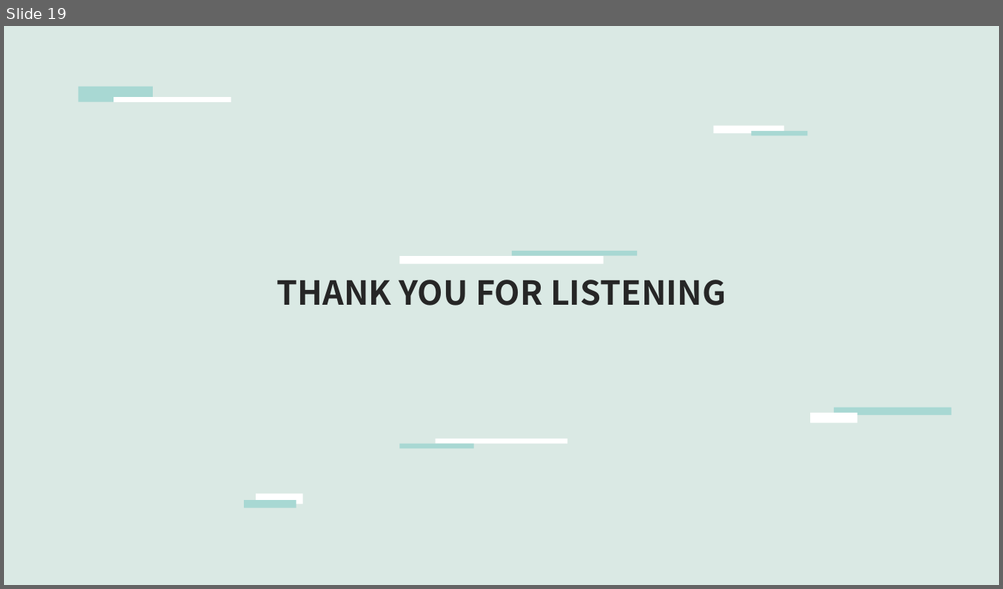
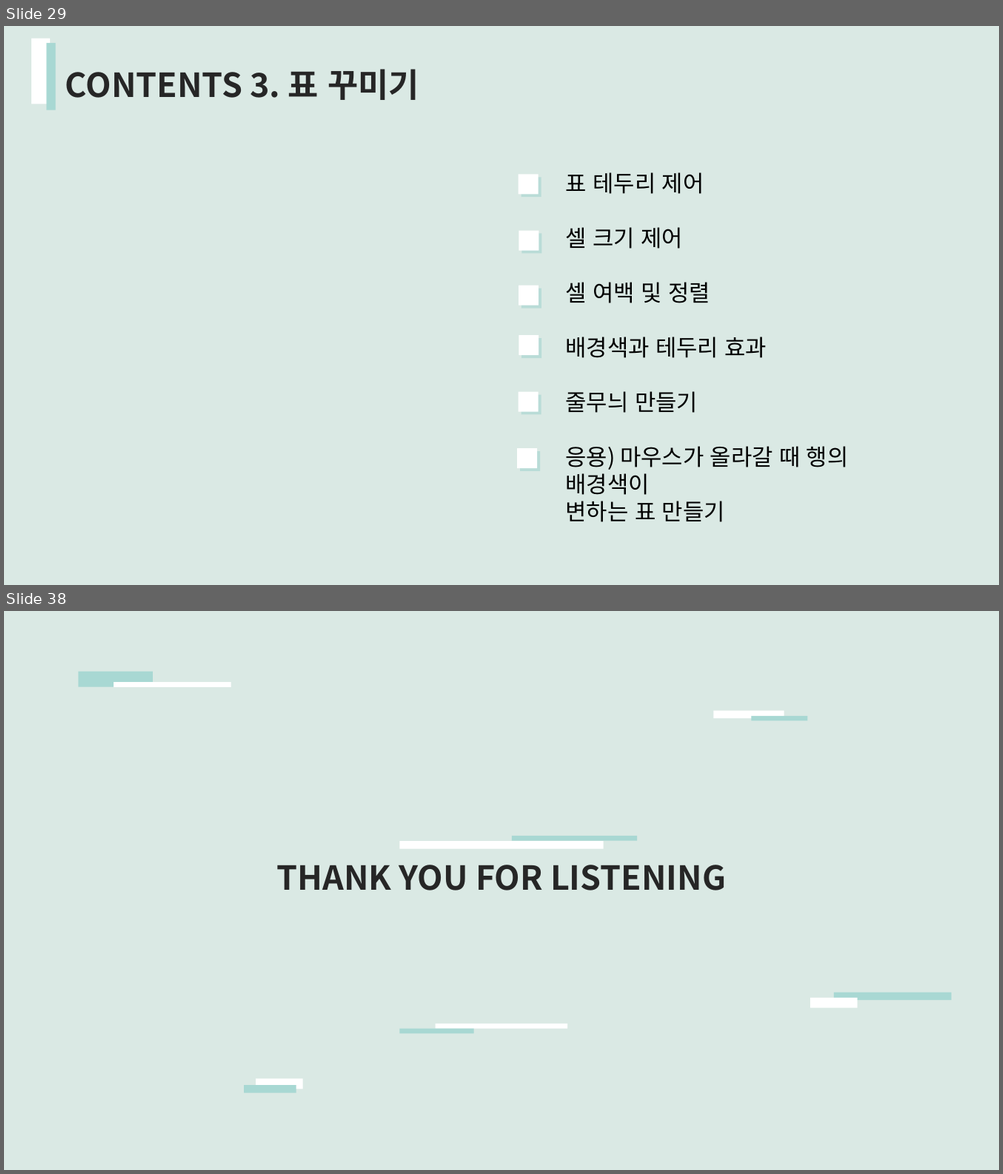
Before and after one commit to Hamyeeun/Wep, a slide deck: 고급CSS발표자료.pptx. Shown one above the other, each under a label of ours: slide 19 before the commit, slides 29 and 38 after it; the slides between them are not shown. The pictures are 1003x589 and 1003x1174 pixels, drawn with LibreOffice and Linux fonts; fonts in the diff are those of the drawing. Boxes give left, top, right and bottom in pixels: in the first picture for what was removed or moved away, otherwise in the second. Text is boxed around its words. In the diff, an @@ line names an element or a change of style, - is before the commit and + after.

```diff
--- a/고급CSS발표자료.pptx
+++ b/고급CSS발표자료.pptx
@@ slide 29 added at box(4, 26, 999, 585), background #DAE9E4 @@
@@ rectangle added at box(32, 38, 51, 104), fill #FFFFFF @@
@@ rectangle added at box(47, 43, 56, 110), fill #A8D8D3 @@
@@ text added at box(65, 69, 419, 100), 24 pt, text #262626, bold @@
+CONTENTS 3. 표 꾸미기
@@ rectangle added at box(518, 174, 538, 194), fill #FFFFFF @@
@@ text added at box(566, 173, 848, 523), 16.5 pt, text #000000 @@
+표 테두리 제어
+셀 크기 제어
+셀 여백 및 정렬
+배경색과 테두리 효과
+줄무늬 만들기
+응용) 마우스가 올라갈 때 행의 배경색이
+변하는 표 만들기
@@ rectangle added at box(518, 231, 538, 251), fill #FFFFFF @@
@@ rectangle added at box(518, 286, 538, 306), fill #FFFFFF @@
@@ rectangle added at box(518, 335, 538, 355), fill #FFFFFF @@
@@ rectangle added at box(518, 392, 538, 412), fill #FFFFFF @@
@@ rectangle added at box(518, 449, 537, 469), fill #FFFFFF @@
@@ what was slide 19 is now slide 38 @@
```
Also in this commit, not shown: 18 other slides added.
